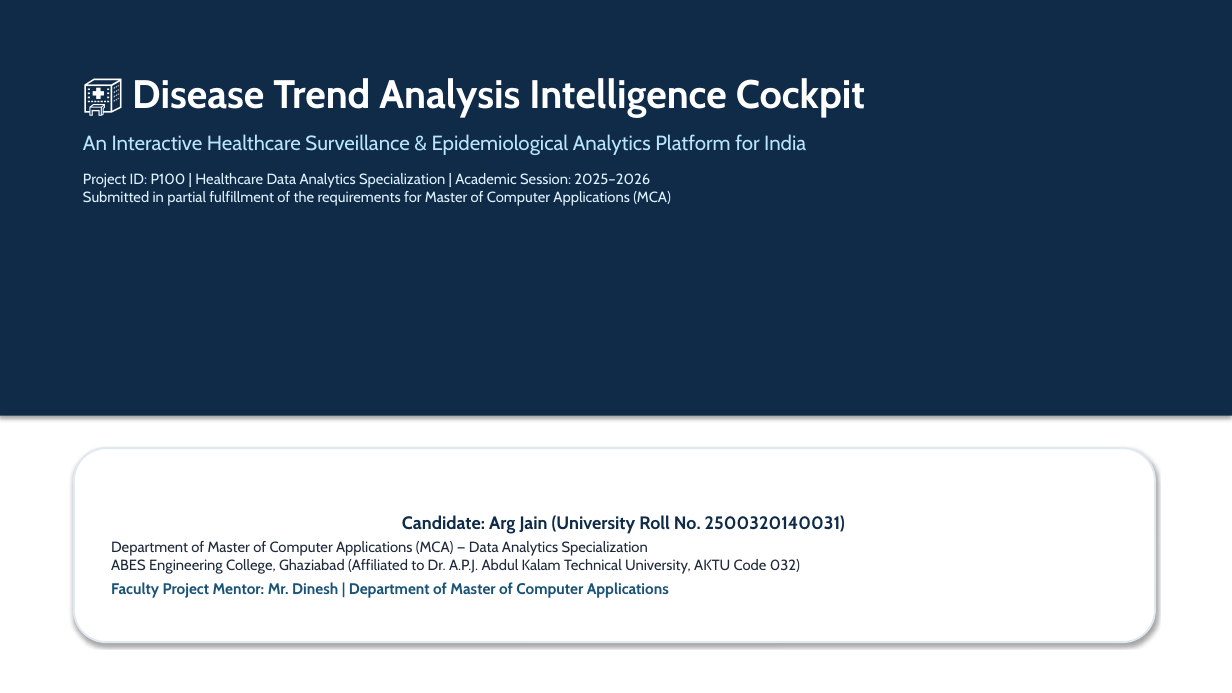
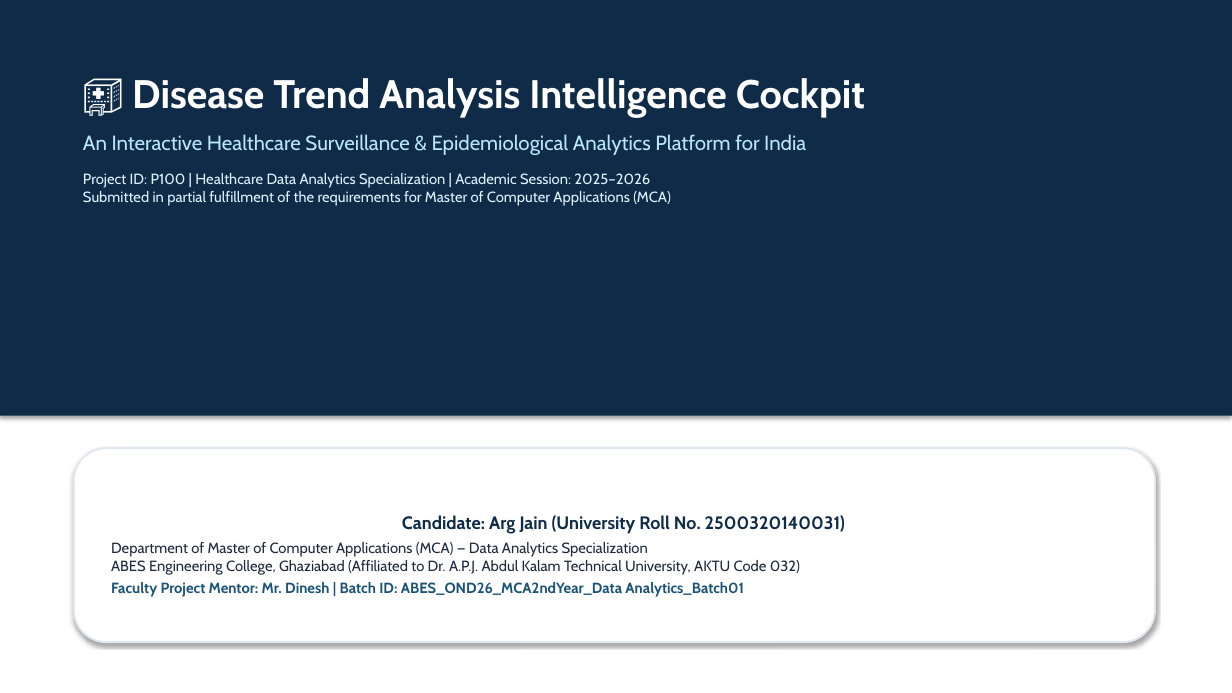
Before and after one commit to Argjain/2500320140031-disease-trend-analysis., a slide deck: slide 1 of docs/18_ArgJain_DiseaseTrendAnalysis_Presentation.pptx. Drawn at 1232x693 pixels with LibreOffice and Linux fonts; fonts in the diff are those of the drawing. Boxes give left, top, right and bottom in pixels: in the first picture for what was removed or moved away, otherwise in the second. Text is boxed around its words. In the diff, an @@ line names an element or a change of style, - is before the commit and + after.

Commit message:
docs: update Batch ID to ABES_OND26_MCA2ndYear_Data Analytics_Batch01 in main upload deliverables

```diff
--- a/docs/18_ArgJain_DiseaseTrendAnalysis_Presentation.pptx
+++ b/docs/18_ArgJain_DiseaseTrendAnalysis_Presentation.pptx
@@ text in rounded rectangle at box(111, 582, 744, 597): text changed; size 12 to 11.5 pt @@
-Faculty Project Mentor: Mr. Dinesh | Department of Master of Computer Applications
+Faculty Project Mentor: Mr. Dinesh | Batch ID: ABES_OND26_MCA2ndYear_Data Analytics_Batch01
```
Also in this commit, not shown: 44 other files.
